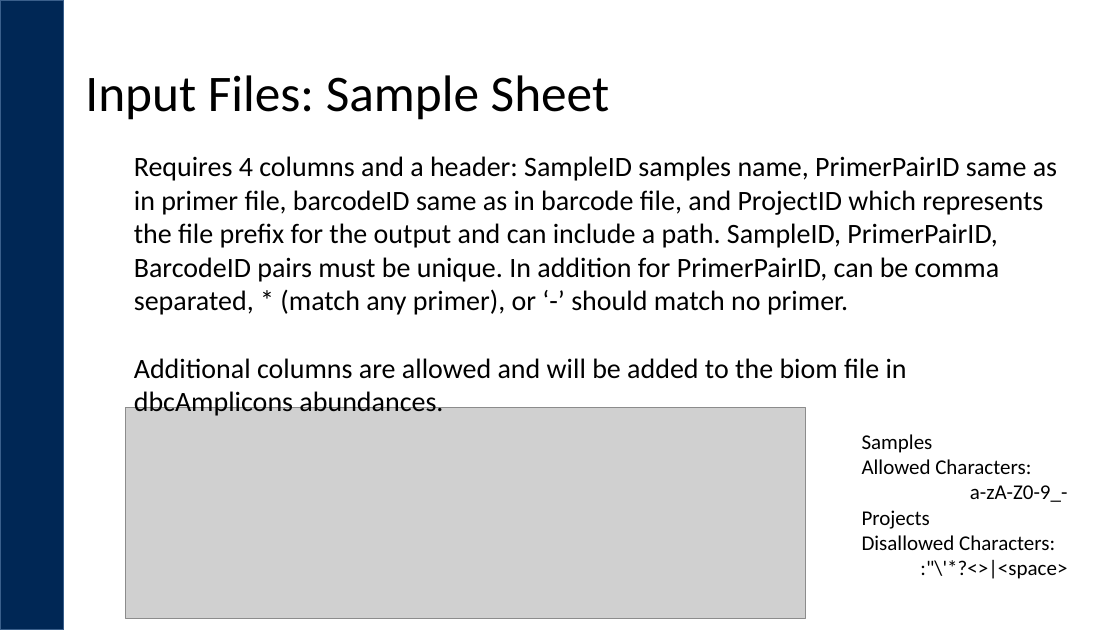
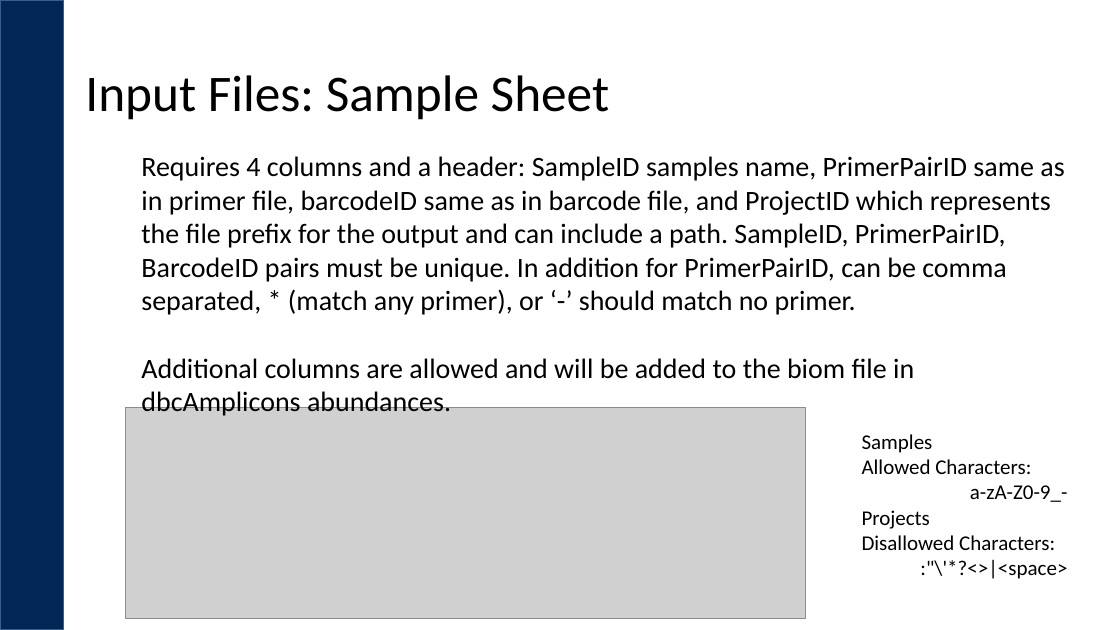
Before and after one commit to ucdavis-bioinformatics-training/2019_September_UCD_Microbial_Community_Analysis_Workshop, a slide deck: slide 5 of dbcAmplicons/dbcAmplicons_Bioinformatics.pptx. Drawn at 1120x630 pixels with LibreOffice and Linux fonts; fonts in the diff are those of the drawing; grey boxes stand for pictures; background and template pictures are left out. Boxes give left, top, right and bottom in pixels: in the first picture for what was removed or moved away, otherwise in the second. Text is boxed around its words. In the diff, an @@ line names an element or a change of style, - is before the commit and + after.

Commit message:
add dbcAmplicons bioiformatics markdown

```diff
--- a/dbcAmplicons/dbcAmplicons_Bioinformatics.pptx
+++ b/dbcAmplicons/dbcAmplicons_Bioinformatics.pptx
@@ text "Requires 4 columns and a ...": place and size @@
-text "Requires 4 columns and a ..." at [134,156,1057,416]
+text "Requires 4 columns and a ..." at [141,156,1064,416]
```
Also in this commit, not shown: 3 other slides changed, 15 other files.
